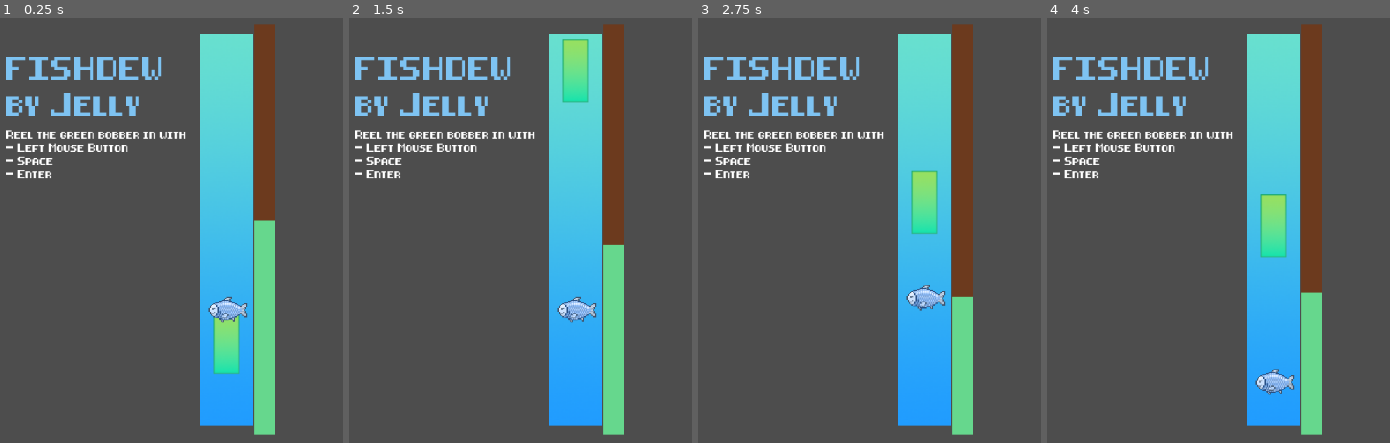
Above: before the commit, frames 1-4 (left to right).
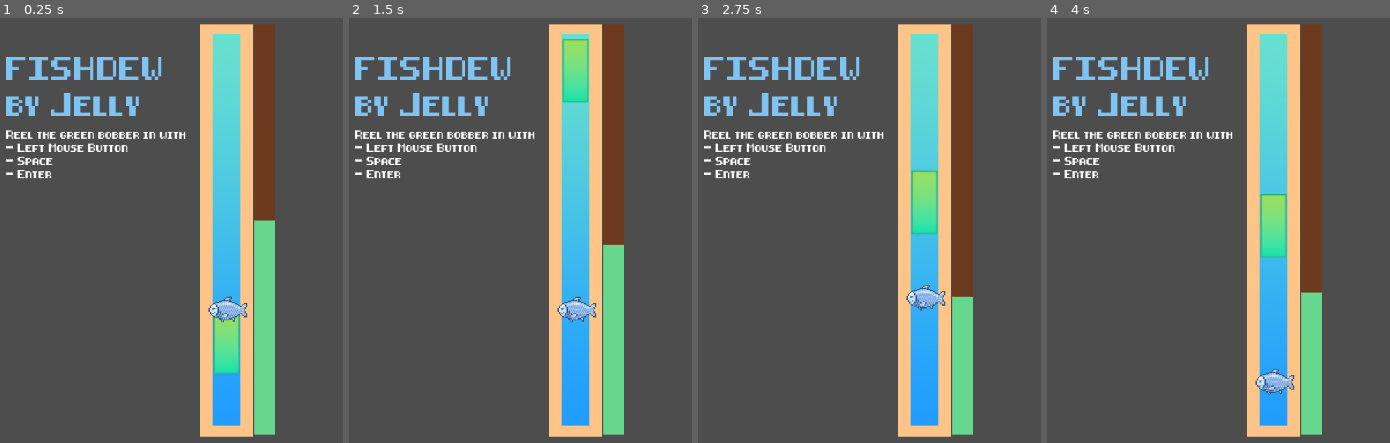
Above: after the commit, the same moments.

Repository: Anjellyrika/fishdew
Game: Godot game, scene res://src/main_level.tscn
Same seed, same stepped clock (60 frames per second), same inputs: the game is played once before the commit and once after it.
Inputs (mouse positions are in pixels of both pictures, inside the frame that each line leads up to):
- Up to frame 1 (0.25 s): no input
- Up to frame 2 (1.5 s): tap Enter at 0.5, 0.6 s; move the mouse to (outside the picture) at 0.52 s; hold Space (up) from 0.53 s (still down); click (outside the picture) at 0.67 s; move the mouse to (414, 251) at 1.27 s; tap F at 1.35 s
- Up to frame 3 (2.75 s): move the mouse to (1003, 132) at 2.02 s; release Space (up) at 2.03 s; tap Enter at 2.1 s
- Up to frame 4 (4 s): move the mouse to (1232, 319) at 2.77 s; hold Space (up) from 2.78 s (still down); tap F at 2.85 s; click (1232, 319) at 2.92 s; move the mouse to (outside the picture) at 3.52 s; tap Enter at 3.6 s

The runs differ from the first frame. In frame 1, 7.7% of the frame differs, in the area x 58-74%, y 1-99%; in frame 2, 7.7%; in frame 3, 7.7%; in frame 4, 7.7%.

Commit message:
feat: add border for fishing rod

Diff:
--- a/src/chest_spawner.gd
+++ b/src/chest_spawner.gd
@@ -3,9 +3,9 @@
 class_name ChestSpawner
 
 @onready var fishingrod_node = get_parent().get_node("./FishingRod")
-@onready var top_edge: Vector2 = fishingrod_node.get_child(1).get_position()
-@onready var bottom_edge: Vector2 = fishingrod_node.get_child(2).get_position()
-@onready var edge_width = fishingrod_node.get_child(1).shape.size.y
+@onready var top_edge
+@onready var bottom_edge
+@onready var edge_width
 
 enum {
 	NonExistent,
@@ -19,7 +19,14 @@
 var treasureCollected = 0
 
 func _ready():
-	pass
+#	pass
+	for child in fishingrod_node.get_children():
+		var child_name = child.get_name()
+		if child_name == "top edge":
+			top_edge = child.get_position()
+			edge_width = child.shape.size.y
+		elif child_name == "bottom edge":
+			bottom_edge = child.get_position()
 
 func _process(_delta):
 	var chest = preload("res://src/chest.tscn").instantiate()
--- a/src/main_level.tscn
+++ b/src/main_level.tscn
@@ -52,9 +52,16 @@
 
 [node name="FishingRod" type="StaticBody2D" parent="."]
 
-[node name="background" type="Sprite2D" parent="FishingRod"]
+[node name="rod" type="ColorRect" parent="FishingRod"]
+offset_left = 555.0
+offset_top = 68.0
+offset_right = 619.0
+offset_bottom = 564.0
+color = Color(1, 0.772549, 0.533333, 1)
+
+[node name="oceanbackground" type="Sprite2D" parent="FishingRod"]
 position = Vector2(587, 315.5)
-scale = Vector2(1.96875, 0.97921)
+scale = Vector2(1.0625, 0.97921)
 texture = ExtResource("1_2dg5d")
 
 [node name="top edge" type="CollisionShape2D" parent="FishingRod"]
